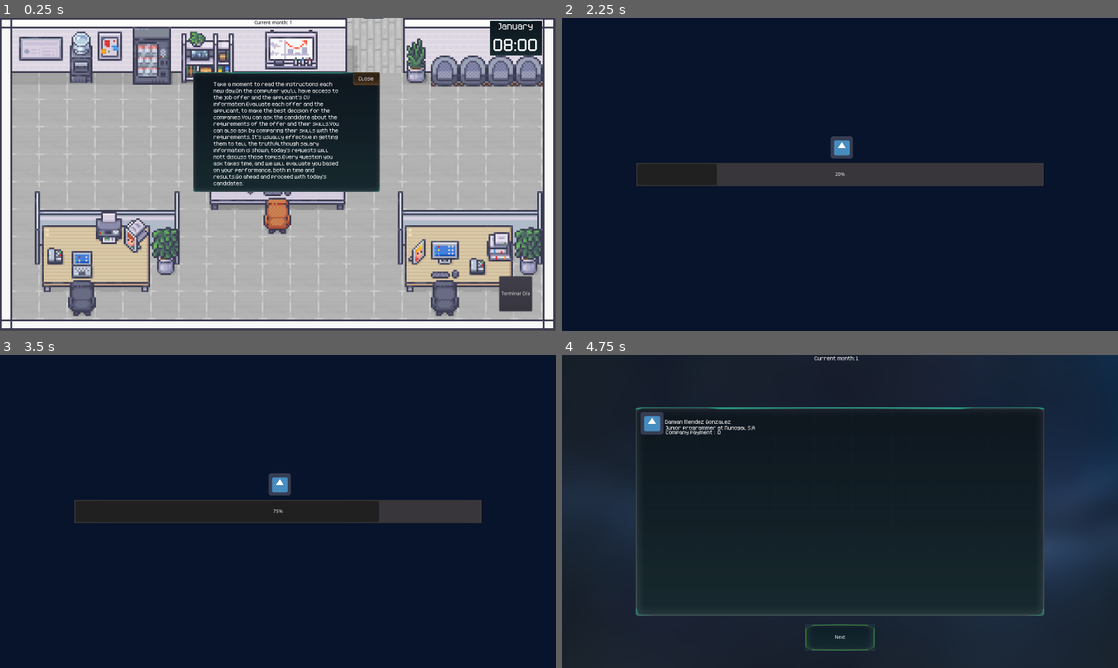
Above: before the commit, frames 1-4 (two rows, left to right).
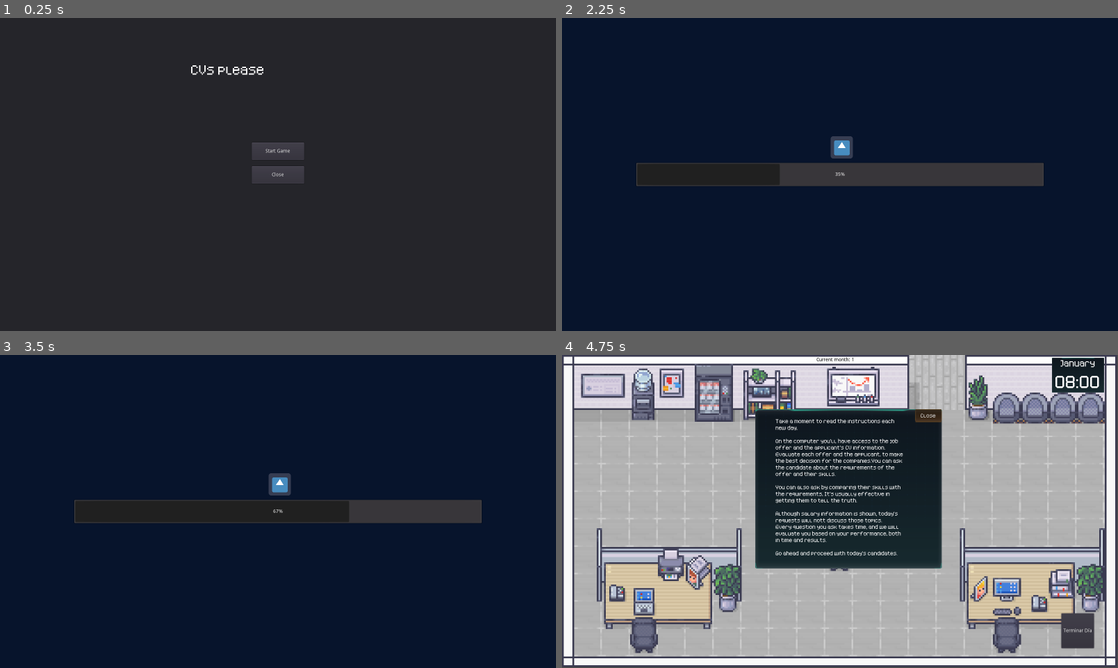
Above: after the commit, the same moments.

Repository: Clovisindo/CV-Please
Game: Godot game, scene res://scenes/main/main_menu.tscn
Two runs of this game, one before a commit and one after it. Both use one fixed random seed, a clock stepped at 60 frames per second and the inputs below. Before the commit the project starts from res://scenes/main/main.tscn. The engine's default icon, where the game draws it, is replaced by a stand-in: a white triangle on a blue panel in a dark square.
Inputs (mouse positions are in pixels of both pictures, inside the frame that each line leads up to):
- Up to frame 1 (0.25 s): no input
- Up to frame 2 (2.25 s): click (840, 149) at 0.5 s, where only the run after the commit has a clickable "Start Game"; click (1079, 293) at 1.25 s, where only the run before the commit has a clickable "Terminar Día"; move the mouse to (962, 158) at 2.02 s; click (962, 158) at 2.17 s
- Up to frame 3 (3.5 s): move the mouse to (166, 527) at 2.77 s; click (166, 527) at 2.92 s
- Up to frame 4 (4.75 s): move the mouse to (895, 442) at 3.52 s; click (895, 442) at 3.67 s; click (840, 636) at 4.25 s, where only the run before the commit has a clickable "Next"

The runs differ from the first frame. In frame 1, 90% of the frame differs, in the area x 0-100%, y 0-100%; in frame 2, 0.8%; in frame 3, 0.4%; in frame 4, 85%.
Error before the commit: Invalid get index 'full_name' (on base: 'Nil'). (res://scenes/game/items/resume/resume_manager.gd:43)

Commit message:
Escenas final de juego.
Solucionamos el tema del texto con saltos de linea, con multiline.
Añadimos la escena de los finales del juego, con final bueno y final malo, y añadimos al loop de poder volver para empezar un juego nuevo o cerrar.
Añadimos los mensajes de final bueno y malo, y las condiciones para setearlo, al final del 5º nivel y si la aguja moral se mantiene a favor de los candidatos.

Diff:
--- a/data/events/1january/main/main_event.tres
+++ b/data/events/1january/main/main_event.tres
@@ -7,7 +7,18 @@
 script = ExtResource( 1 )
 type_event = 0
 date_month = 1
-event_message = "Take a moment to read the instructions each new day.On the computer you'll have access to the job offer and the applicant's CV information.Evaluate each offer and the applicant, to make the best decision for the companies.You can ask the candidate about the requirements of the offer and their skills.You can also ask by comparing their skills with the requirements, It's usually effective in getting them to tell the truth.Although salary information is shown, today's requests will nott discuss those topics.Every question you ask takes time, and we will evaluate you based on your performance, both in time and results.Go ahead and proceed with today's candidates."
+event_message = "Take a moment to read the instructions each new day.
+
+On the computer you'll have access to the job offer and the applicant's CV information.
+Evaluate each offer and the applicant, to make the best decision for the companies.You can ask the candidate about the requirements of the offer and their skills.
+
+You can also ask by comparing their skills with the requirements, It's usually effective in getting them to tell the truth.
+
+Although salary information is shown, today's requests will nott discuss those topics.
+Every question you ask takes time, and we will evaluate you based on your performance, both in time and results.
+
+Go ahead and proceed with today's candidates.
+"
 
 [sub_resource type="Resource" id=2]
 script = ExtResource( 1 )
--- a/project.godot
+++ b/project.godot
@@ -69,6 +69,11 @@
 "language": "GDScript",
 "path": "res://scenes/game/ui/dialog_box/dialog_box.gd"
 }, {
+"base": "Panel",
+"class": "EndGameManager",
+"language": "GDScript",
+"path": "res://scenes/main/end_game_manager.gd"
+}, {
 "base": "Button",
 "class": "EndPaymentResume",
 "language": "GDScript",
@@ -163,6 +168,11 @@
 "class": "ResourceDummyResponse",
 "language": "GDScript",
 "path": "res://src/domain/resources/resource_dummy_responses.gd"
+}, {
+"base": "Resource",
+"class": "ResourceEndgame",
+"language": "GDScript",
+"path": "res://src/domain/resources/resource_end_game.gd"
 }, {
 "base": "Resource",
 "class": "ResourceEvents",
@@ -362,6 +372,7 @@
 "DetailPaymentPanel": "",
 "DetailResumePanel": "",
 "DialogBox": "",
+"EndGameManager": "",
 "EndPaymentResume": "",
 "EnumUtils": "",
 "EventsExtra": "",
@@ -381,6 +392,7 @@
 "Puzzle": "",
 "QuestionAnswer": "",
 "ResourceDummyResponse": "",
+"ResourceEndgame": "",
 "ResourceEvents": "",
 "ResourceExtraPayments": "",
 "ResourcePaymentPanel": "",
@@ -423,8 +435,9 @@
 [application]
 
 config/name="CV-Please!"
-run/main_scene="res://scenes/main/main.tscn"
+run/main_scene="res://scenes/main/main_menu.tscn"
 config/icon="res://assets/icon.png"
+res://scenes/main/main.tscnconfig/icon="res://assets/icon.png"
 
 [autoload]
 
--- /dev/null
+++ b/scenes/main/end_game.tscn
@@ -0,0 +1,21 @@
+[gd_scene load_steps=2 format=2]
+
+[ext_resource path="res://scenes/main/end_game_manager.gd" type="Script" id=1]
+
+[node name="EndGamePanel" type="Panel"]
+anchor_right = 1.0
+anchor_bottom = 1.0
+script = ExtResource( 1 )
+
+[node name="EndGameRichTextLavel" type="RichTextLabel" parent="."]
+margin_left = 293.5
+margin_top = 92.0
+margin_right = 1306.5
+margin_bottom = 808.0
+
+[node name="NewGameButton" type="Button" parent="."]
+margin_left = 723.0
+margin_top = 808.0
+margin_right = 873.0
+margin_bottom = 858.0
+text = "Main Menu"
--- /dev/null
+++ b/scenes/main/end_game_manager.gd
@@ -0,0 +1,37 @@
+extends Panel
+
+class_name EndGameManager
+
+const LEVELS_DIR = "res://scenes/main/endgame_events/"
+
+var end_game_text
+
+
+func _ready():
+	$NewGameButton.connect("pressed", self, "_on_start_button_ok_pressed")
+	end_game_text = load_resource_end_game()
+	if Global.true_ending:
+		$EndGameRichTextLavel.text = String(end_game_text.true_ending_text)
+	else:
+		$EndGameRichTextLavel.text = String(end_game_text.bad_ending_text)
+
+
+func load_resource_end_game():
+	var dir = Directory.new()
+	if dir.open(LEVELS_DIR) == OK:
+		dir.list_dir_begin()
+		var file_name = dir.get_next()
+		var regex = RegEx.new()
+		regex.compile(".*\\.tres")
+		while file_name != "":
+			if regex.search(file_name):
+				if not dir.current_is_dir():
+					var event = ResourceLoader.load(LEVELS_DIR + file_name)
+					return event
+			file_name = dir.get_next()
+	else:
+		print("An error occurred when trying to access the path.")
+
+
+func _on_start_button_ok_pressed():
+	LoadManager.load_scene(self, "res://scenes/main/main_menu.tscn")
--- /dev/null
+++ b/scenes/main/endgame_events/endgame_events.tres
@@ -0,0 +1,31 @@
+[gd_resource type="Resource" load_steps=2 format=2]
+
+[ext_resource path="res://src/domain/resources/resource_end_game.gd" type="Script" id=1]
+
+[resource]
+script = ExtResource( 1 )
+true_ending_text = "Trying to help others within our possibilities is the only way we can support ourselves in the face of a system that oppresses us every day.
+
+Looking for a job is one of the things We hate the most about this system, both from our own experiences and from close friends.
+
+If we look around us, we are surrounded by bosses and people who, regardless of their functions or the quality of their work, make decisions about others, condemning them despite any effort they make.
+
+All the people who are waiting for an opportunity, seeking only to survive, could do the work of these people a thousand times better, but they take everything for themselves, no one new should threaten their position.
+
+Our Sisyphus stone is to be aware of this reality, and support ourselves in fighting it with everything we can.
+
+This game is dedicated to all our friends, who suffer from this situation every day, You have been the inspiration for this game, and it is our way of encouraging you, that it isn't your fault, and giving you hope to move forward.
+
+
+Thank you also for play this game, remember that the most important thing is to take care of and help the people you love."
+bad_ending_text = "No matter how hard you try to satisfy the companies with their orders, their rewards aren't enough.
+
+The rent doesn't stop going up, the food too, all the expenses go up more than the salary They pay you.
+
+You have nothing left despite all the effort you have made.
+
+You were just a useful and disposable pawn, they kept the benefits of your work for themselves and They only gave you the remains.
+
+As soon as it was cheaper for them to replace you with an AI that could analyze the candidates much faster than you and without complaints, they fired you without hesitation.
+
+You'll have to look for another job as soon as possible, but you don't have much hope."
--- a/scenes/main/global.gd
+++ b/scenes/main/global.gd
@@ -17,6 +17,7 @@
 var moral_compass_applicants = 0
 
 var current_month: int = 1
+var true_ending: bool = false
 
 var rent_days_npay: int = 1  #empieza en 1 por como se gestiona el inicio de este valor en pantalla de resumen
 var food_days_npay: int = 1
@@ -109,6 +110,11 @@
 	current_applicants_result = app_list
 
 
+func set_is_true_ending():
+	if moral_compass_applicants > moral_compass_company:
+		true_ending = true
+
+
 func set_penalties_npay(
 	rent_npay, food_npay, transport_npay, clothes_npay, repairs_npay, medicine_npay
 ):
--- a/scenes/main/main_menu.gd
+++ b/scenes/main/main_menu.gd
@@ -11,5 +11,6 @@
 func _on_start_button_ok_pressed():
 	LoadManager.load_scene(self, "res://scenes/main/main.tscn")
 
+
 func _on_close_button_ok_pressed():
 	get_tree().quit()
--- /dev/null
+++ b/src/domain/resources/resource_end_game.gd
@@ -0,0 +1,11 @@
+extends Resource
+
+class_name ResourceEndgame
+
+export(String, MULTILINE) var true_ending_text
+export(String, MULTILINE) var bad_ending_text
+
+
+func _init():
+	self.true_ending_text = true_ending_text
+	self.bad_ending_text = bad_ending_text
--- a/src/domain/resources/resource_events.gd
+++ b/src/domain/resources/resource_events.gd
@@ -3,7 +3,7 @@
 
 export(EnumUtils.TypeEvent) var type_event
 export var date_month: int
-export var event_message: String
+export(String, MULTILINE) var event_message
 
 
 func _init() -> void:
@@ -12,7 +12,7 @@
 	self.event_message = event_message
 
 
-func set_data(_type_event, _date_month, _event_message) -> void:
+func set_data(_type_event, _date_month, _event_message, _event_text) -> void:
 	type_event = _type_event
 	date_month = _date_month
 	event_message = _event_message
--- a/src/domain/resume_payments/end_payment_resume.gd
+++ b/src/domain/resume_payments/end_payment_resume.gd
@@ -18,4 +18,9 @@
 	emit_signal("apply_global_npay")
 	emit_signal("load_next_day_scene")
 	print(" Load next day job.")
-	LoadManager.load_scene(self, "res://scenes/main/main.tscn")
+	#aqui ira tambien el comprobar si gameover
+	if Global.current_month >= 6:
+		Global.set_is_true_ending()
+		LoadManager.load_scene(self, "res://scenes/main/end_game.tscn")
+	else:
+		LoadManager.load_scene(self, "res://scenes/main/main.tscn")
Renamed: data/puzzles/1january/Peter Rusk.tres -> data/puzzles/4april/Peter Rusk.tres
